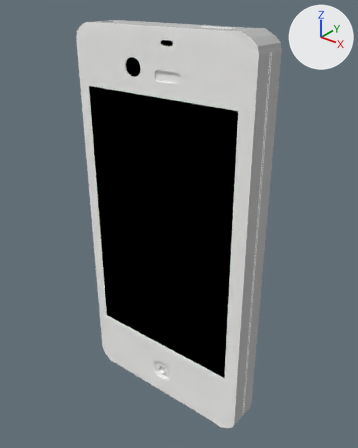
The Blender file phone.blend: old version first, new version second.
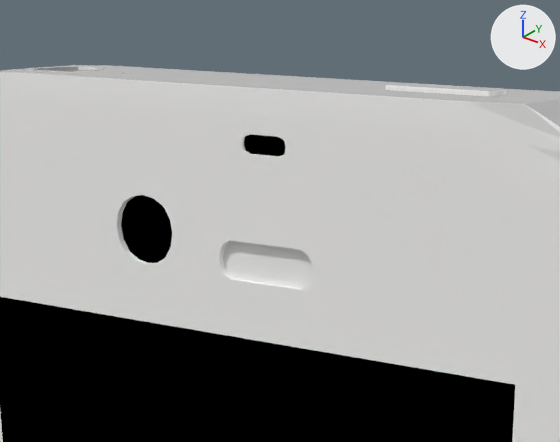
The first picture shows the older version from a 50 mm camera at (3.736, -3.897, 4.033) aimed at (0.536, 0.103, 1.553). The close-ups show both versions on the part from 26% to 70% of the width and 0% to 28% of the height of that picture; other places that the commit changed are outside them. Every picture has the same lights, and +X, +Y and +Z are marked at upper right.
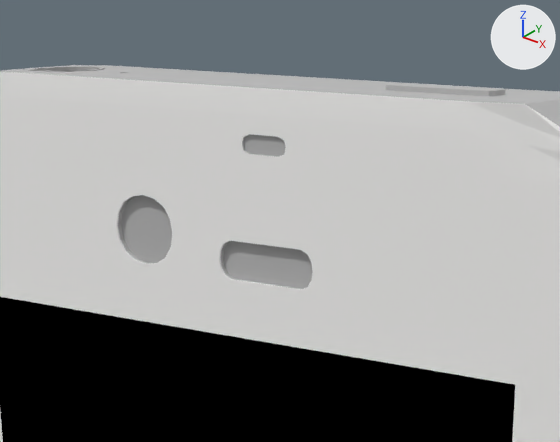
Boxes [x1, y1, x2, y2] around the edits, measured in the close-ups (560 x 442 px):
```json
{"part": 1, "of": "me_cube", "change": "recoloured", "before": [29, 67, 506, 289], "after": [29, 67, 506, 289], "on screen": "white to grey"}
{"part": 2, "of": "me_cube", "change": "recoloured", "before": [121, 134, 286, 263], "after": [121, 134, 286, 263], "on screen": "black to grey"}
```

The change, as JSON lines over the scene's bpy script:
```json
{"block": "me_cube", "where": "# used by ob_cube; location = (0.0, 0.0, 0.0); scale = (0.625, 0.193, 0.823)"}
{"op": "remove", "block": "me_cube", "code": "me_cube.from_pydata(...)  # 4043 vertices, 4004 faces; spans x -1.0..2.56, y -1.01..1.01, z -0.96..4.48"}
{"op": "add", "block": "me_cube", "code": "me_cube.from_pydata(...)  # 4055 vertices, 3994 faces, 8 loose edges; spans x -1.0..2.56, y -1.01..1.01, z -0.96..4.48"}
{"block": "me_cube", "change": "me_cube part 1: 1565 faces spanning x -1.0..2.56, y -1.0..1.01, z -0.96..4.48 switch from mat_material (white #fffefd) to mat_silver (grey #bdbdbd)"}
{"block": "me_cube", "change": "me_cube part 2: 32 faces spanning x 0.12..1.12, y -0.96..-0.91, z 3.88..4.33 switch from mat_black (black #000000) to mat_silver (grey #bdbdbd)"}
```
